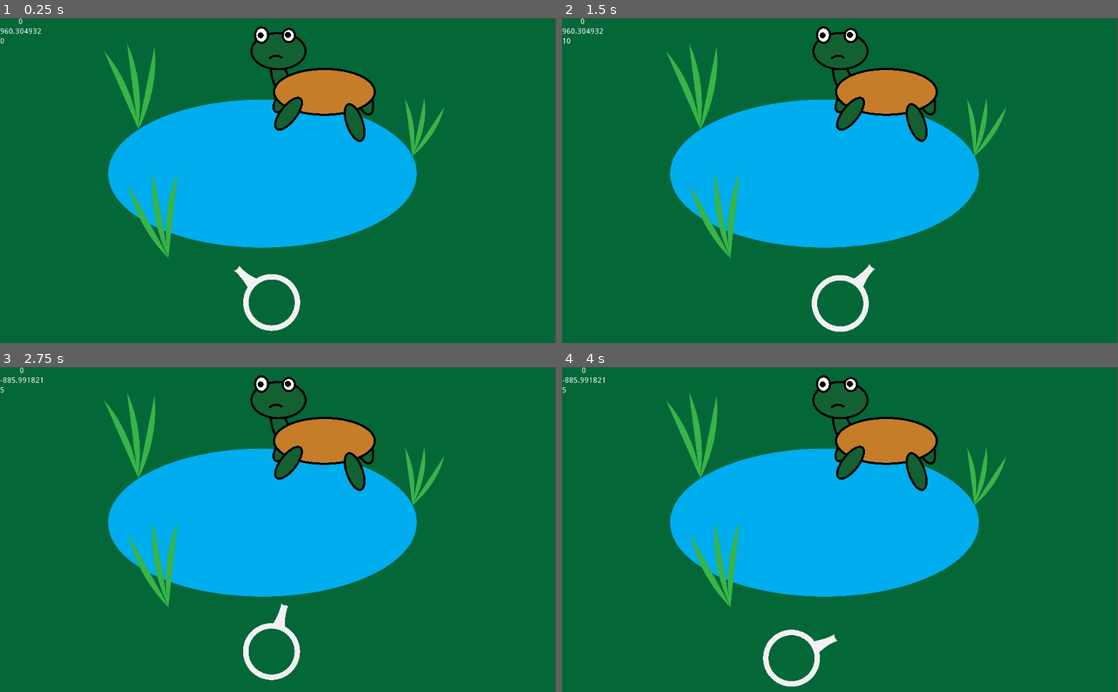
Above: before the commit, frames 1-4 (two rows, left to right).
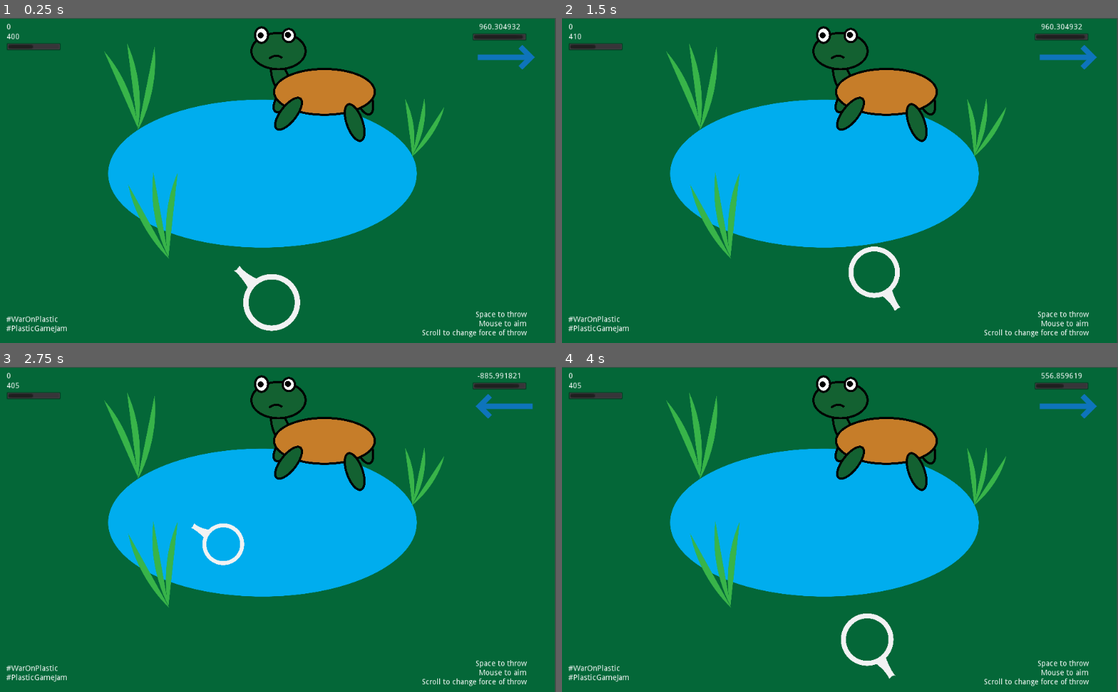
Above: after the commit, the same moments.

Repository: TrentGameDevClub/TurtleGame
Game: Godot game, scene res://main.tscn
The game is run twice, just before and just after one commit, with the same random seed, the same clock (stepped at 60 frames per second) and the same inputs.
Inputs (mouse positions are in pixels of both pictures, inside the frame that each line leads up to):
- Up to frame 1 (0.25 s): no input
- Up to frame 2 (1.5 s): tap Enter at 0.5 s; move the mouse to (962, 164) at 0.52 s; hold Mouse wheel down (scroll_down) 0.53-1.28 s; tap Mouse wheel up (scroll_up) at 0.8, 1.35 s; tap Space (space) at 1.25 s; move the mouse to (728, 196) at 1.27 s; hold Backspace (backspace) from 1.28 s (still down)
- Up to frame 3 (2.75 s): tap Space (space) at 1.55, 2.1 s; move the mouse to (333, 458) at 2.02 s; release Backspace (backspace) at 2.03 s; hold Mouse wheel down (scroll_down) from 2.03 s (still down)
- Up to frame 4 (4 s): move the mouse to (812, 594) at 2.77 s; release Mouse wheel down (scroll_down) at 2.78 s; tap Mouse wheel down (scroll_down) at 2.85 s; tap Mouse wheel up (scroll_up) at 3.05 s; move the mouse to (1006, 578) at 3.52 s; hold Backspace (backspace) from 3.53 s (still down); hold Mouse wheel up (scroll_up) from 3.53 s (still down); tap Space (space) at 3.8 s

The runs differ from the first frame. In frame 1, 1.4% of the frame differs, in the area x 0-97%, y 0-99%; in frame 2, 2.5%; in frame 3, 2.4%; in frame 4, 2.6%.

Commit message:
Finishing touches
Added additional UI (bars to visualized the force/wind, an indicator of arrow direction
The ring rotates and shrinks when thrown to be less stiff
Controls were updated
Final changes for submission

Diff:
--- a/GUI.tscn
+++ b/GUI.tscn
@@ -1,30 +1,86 @@
-[gd_scene format=2]
+[gd_scene load_steps=2 format=2]
+
+[ext_resource path="res://Images/WindArrow.png" type="Texture" id=1]
 
 [node name="GUI" type="MarginContainer"]
 anchor_right = 1.0
 margin_bottom = 42.0
 
-[node name="Numbers" type="VBoxContainer" parent="."]
+[node name="HBox" type="HBoxContainer" parent="."]
+margin_right = 1024.0
+margin_bottom = 50.0
+alignment = 1
+
+[node name="Left" type="VBoxContainer" parent="HBox"]
+margin_right = 100.0
+margin_bottom = 50.0
+
+[node name="Score" type="Label" parent="HBox/Left"]
+margin_right = 100.0
+margin_bottom = 14.0
+text = "0"
+valign = 3
+
+[node name="Force" type="Label" parent="HBox/Left"]
+margin_top = 18.0
+margin_right = 100.0
+margin_bottom = 32.0
+text = "0"
+
+[node name="ForceBar" type="ProgressBar" parent="HBox/Left"]
+margin_top = 36.0
+margin_right = 100.0
+margin_bottom = 50.0
+rect_min_size = Vector2( 100, 14 )
+size_flags_horizontal = 3
+max_value = 800.0
+percent_visible = false
+
+[node name="MarginContainer" type="MarginContainer" parent="HBox"]
+margin_left = 104.0
+margin_right = 920.0
+margin_bottom = 50.0
+size_flags_horizontal = 3
+
+[node name="Right" type="VBoxContainer" parent="HBox"]
+margin_left = 924.0
 margin_right = 1024.0
 margin_bottom = 50.0
 
-[node name="Score" type="Label" parent="Numbers"]
-margin_right = 1024.0
+[node name="Wind" type="Label" parent="HBox/Right"]
+margin_right = 100.0
 margin_bottom = 14.0
 text = "0"
 align = 1
 valign = 3
 
-[node name="Wind" type="Label" parent="Numbers"]
+[node name="WindBar" type="ProgressBar" parent="HBox/Right"]
 margin_top = 18.0
+margin_right = 100.0
+margin_bottom = 32.0
+rect_min_size = Vector2( 100, 14 )
+max_value = 1000.0
+percent_visible = false
+
+[node name="Sprite" type="Sprite" parent="HBox/Right"]
+position = Vector2( 60.3408, 62.4771 )
+scale = Vector2( 0.1, 0.1 )
+texture = ExtResource( 1 )
+
+[node name="Hashtags" type="Label" parent="."]
+margin_top = 9.0
 margin_right = 1024.0
-margin_bottom = 32.0
-text = "0"
-align = 1
-valign = 3
+margin_bottom = 40.0
+text = "#WarOnPlastic
+#PlasticGameJam"
+valign = 2
 
-[node name="Force" type="Label" parent="Numbers"]
-margin_top = 36.0
+[node name="Instructions" type="Label" parent="."]
+margin_top = 1.0
 margin_right = 1024.0
-margin_bottom = 50.0
-text = "0"
+margin_bottom = 49.0
+text = "Space to throw
+Mouse to aim
+Scroll to change force of throw"
+align = 2
+valign = 2
--- a/Main.gd
+++ b/Main.gd
@@ -6,7 +6,7 @@
 var spawn = Vector2(500,525)
 var score = 0
 var wind
-var intensity = 0
+var intensity = 400
 
 
 # Called when the node enters the scene tree for the first time.
@@ -16,14 +16,15 @@
 	_new_Ring()
 
 func _process(delta):
-	$GUI/Numbers/Score.text = str(score)
+	get_node("GUI/HBox/Left/Score").text = str(score)
 
 	ring.intensity = intensity
-	get_node("GUI/Numbers/Force").text = str(ring.intensity)
-	print(ring.intensity)
+	get_node("GUI/HBox/Left/Force").text = str(ring.intensity)
+	get_node("GUI/HBox/Left/ForceBar").set_value(intensity)
+
 
 func _input(event):
-	if event.is_action("scroll_up"):
+	if event.is_action("scroll_up") and intensity < 800:
 		intensity += 5
 	elif event.is_action("scroll_down"):
 		intensity -= 5
@@ -48,7 +49,13 @@
 	ring.connect("oob", self, "_on_Ring_oob")
 
 	wind = rand_range(-1000, 1000)
-	$GUI/Numbers/Wind.text = str(wind)
+	get_node("GUI/HBox/Right/Wind").text = str(wind)
+
+	if(wind < 0):
+		get_node("GUI/HBox/Right/Sprite").set_flip_h(true)
+	else:
+		get_node("GUI/HBox/Right/Sprite").set_flip_h(false)
 
 	ring.wind = Vector2(wind, 0)
+	get_node("GUI/HBox/Right/WindBar").set_value(abs(wind))
 	ring.intensity
--- a/Ring.gd
+++ b/Ring.gd
@@ -1,15 +1,14 @@
 extends RigidBody2D
 
-var active = false
-var locked = false
 var shot = false
-onready var sprite = get_node("RingSprite")
+onready var sprite = get_node("./Sprite")
 export var intensity = 500
 signal hit
 signal oob
 export var force = Vector2()
 export var wind = Vector2(200, 0)
-
+var angular = 10
+var x = 0.1
 
 # Called when the node enters the scene tree for the first time.
 func _ready():
@@ -18,18 +17,12 @@
 # Every frame
 func _process(delta):
 	# inputs
-	var lock = Input.is_action_just_pressed("space")
-	var shoot = Input.is_action_just_pressed("backspace")
-	var increase = Input.is_action_pressed("scroll_up")
-	var decrease = Input.is_action_pressed("scroll_down")
+	var shoot = Input.is_action_just_pressed("space")
 
 	# look at mouse when space hasn't been pressed, lets you unlock by hitting space again, backspace shoots it
 	var mouse_position = get_viewport().get_mouse_position()
-	if !locked and lock:
-		locked = true
-	elif locked and lock:
-		locked = false
-	if !locked and !shot:
+
+	if !shot:
 		force = (get_global_mouse_position() - get_node(".").get_position()).normalized() * intensity
 		look_at(get_global_mouse_position())
 
@@ -40,7 +33,14 @@
 		gravity_scale = 1.5
 		print("shoot")
 		shot = true
+	if shot:
+		set_angular_velocity(angular)
+		angular = angular/1.01
 
+
+		if(x > 0.05):
+			x = x - 0.0007
+		sprite.set_scale(Vector2(x, x))
 
 # Does physics math
 func _integrate_forces(state):
@@ -56,7 +56,9 @@
 func _on_Ring_body_entered(body):
 
 	print(body.get_instance_id())
-	var id = 1151
+	var id = get_tree().get_root().get_node("Main/Turtle").get_instance_id()
+	print(id)
+	#var id = 1152
 	if body.get_instance_id() == id:
 		print("hit turtle")
 		emit_signal("hit")
--- a/main.tscn
+++ b/main.tscn
@@ -22,6 +22,10 @@
 position = Vector2( 577.883, 121.923 )
 
 [node name="GUI" parent="." instance=ExtResource( 5 )]
+margin_left = 12.0
+margin_top = 10.0
+margin_right = 970.0
+margin_bottom = 1121.0
 
 [node name="Wall1" type="RigidBody2D" parent="."]
 position = Vector2( -19, 0 )
@@ -41,6 +45,7 @@
 
 [node name="Wall3" type="RigidBody2D" parent="."]
 position = Vector2( 1141, 0 )
+mode = 1
 
 [node name="CollisionShape2D" type="CollisionShape2D" parent="Wall3"]
 position = Vector2( -620.175, 611.827 )
@@ -49,6 +54,7 @@
 
 [node name="Wall4" type="RigidBody2D" parent="."]
 position = Vector2( 1172, 0 )
+mode = 1
 
 [node name="CollisionShape2D" type="CollisionShape2D" parent="Wall4"]
 position = Vector2( -663.6, -101.5 )
--- a/project.godot
+++ b/project.godot
@@ -34,11 +34,13 @@
 scroll_up={
 "deadzone": 0.5,
 "events": [ Object(InputEventMouseButton,"resource_local_to_scene":false,"resource_name":"","device":-1,"alt":false,"sh …(213 unchanged characters)…
+, Object(InputEventKey,"resource_local_to_scene":false,"resource_name":"","device":0,"alt":false,"shift":false,"control":false,"meta":false,"command":false,"pressed":false,"scancode":16777232,"unicode":0,"echo":false,"script":null)
  ]
 }
 scroll_down={
 "deadzone": 0.5,
 "events": [ Object(InputEventMouseButton,"resource_local_to_scene":false,"resource_name":"","device":-1,"alt":false,"sh …(213 unchanged characters)…
+, Object(InputEventKey,"resource_local_to_scene":false,"resource_name":"","device":0,"alt":false,"shift":false,"control":false,"meta":false,"command":false,"pressed":false,"scancode":16777234,"unicode":0,"echo":false,"script":null)
  ]
 }
 
--- a/turtle.tscn
+++ b/turtle.tscn
@@ -13,7 +13,7 @@
 scale = Vector2( 0.1, 0.1 )
 texture = ExtResource( 1 )
 
-[node name="CollisionShape2D" type="CollisionShape2D" parent="."]
+[node name="CollTurtle" type="CollisionShape2D" parent="."]
 position = Vector2( -65.0893, -62.2348 )
 scale = Vector2( 1, 0.5 )
 shape = SubResource( 1 )
Binary file added: HTML/index.png
Binary file added: Images/WindArrow.png
Not shown, added: Images/WindArrow.png.import
Not shown, added: HTML/index.html
Not shown, added: HTML/index.js
Not shown, added: HTML/index.pck
Not shown, added: HTML/index.wasm
Not shown, added: HTML/turtlegame.zip
Not shown, added: Windows/.exe
Not shown, added: Windows/.pck
